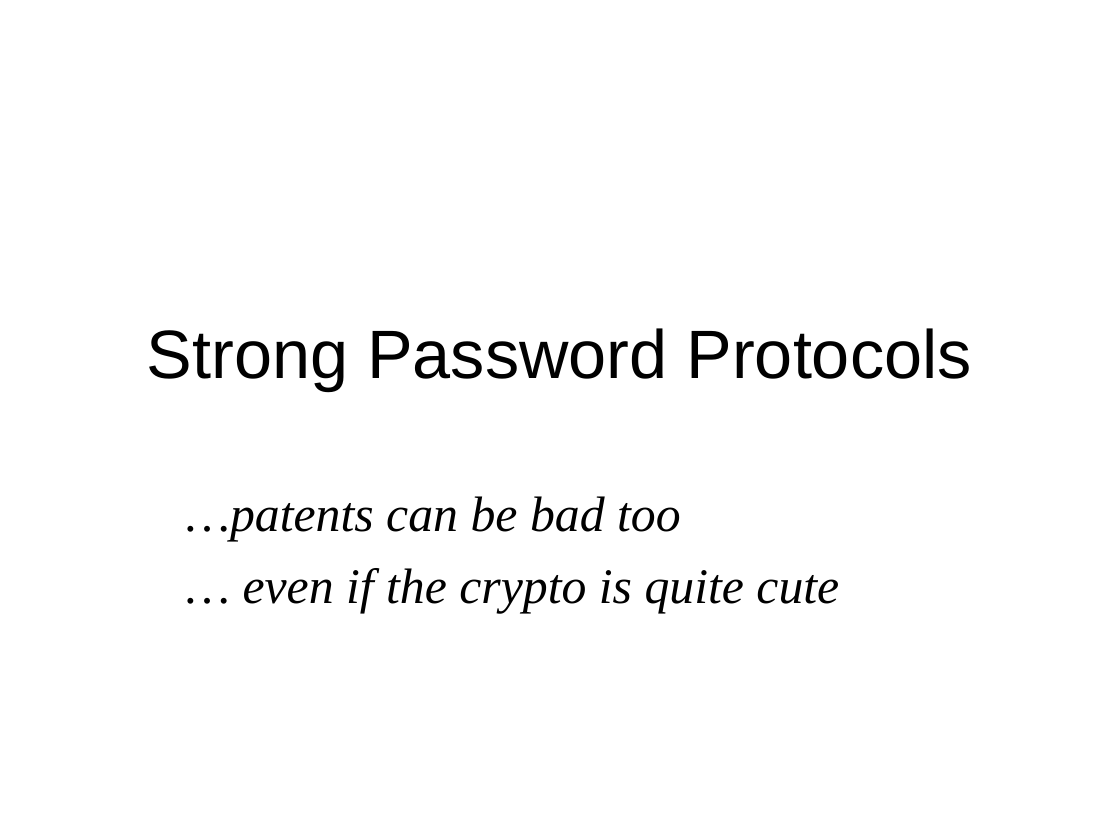
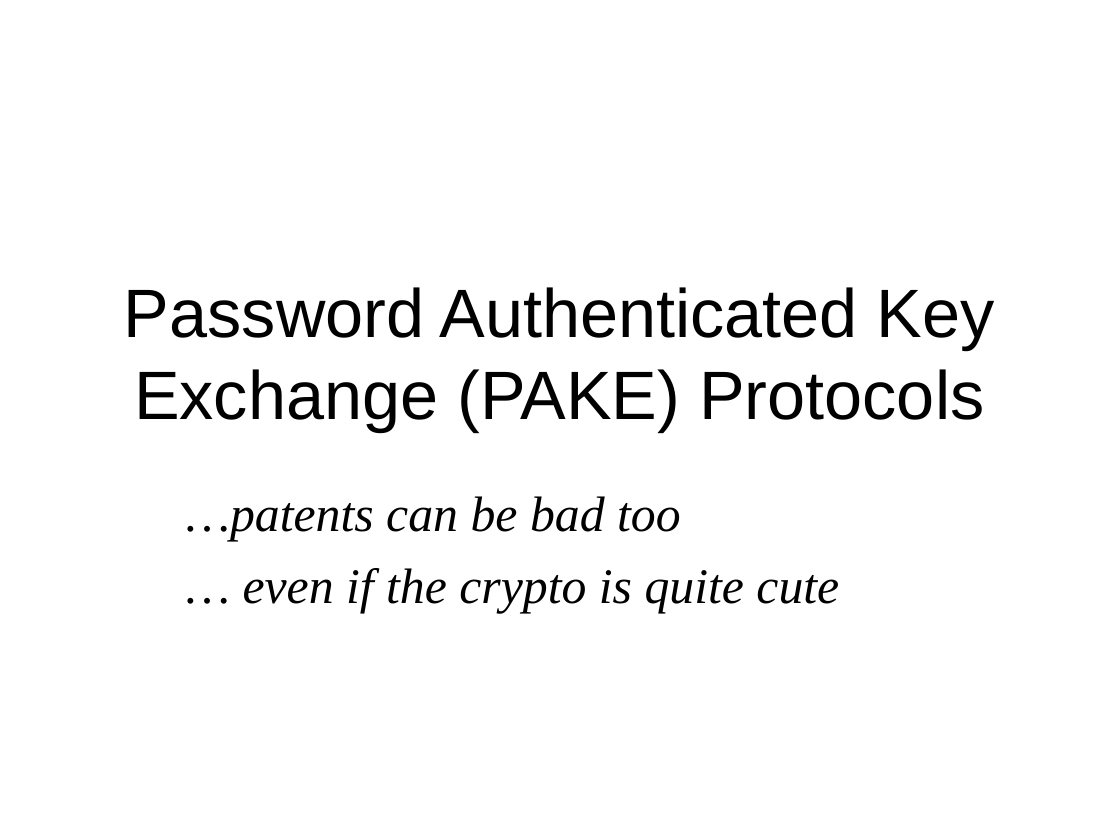
Before and after one commit to sftcd/cs7053, a slide deck: slide 139 of 2023lectures/04-crypto.odp. Drawn at 1120x840 pixels with LibreOffice and Linux fonts; fonts in the diff are those of the drawing. Boxes give left, top, right and bottom in pixels: in the first picture for what was removed or moved away, otherwise in the second. Text is boxed around its words. In the diff, an @@ line names an element or a change of style, - is before the commit and + after.

```diff
--- a/2023lectures/04-crypto.odp
+++ b/2023lectures/04-crypto.odp
@@ title at bbox=[124, 287, 995, 431]: text changed @@
-Strong Password Protocols
+Password Authenticated Key Exchange (PAKE) Protocols
```
Also in this commit, not shown: 3 other slides changed, 4 other files.
